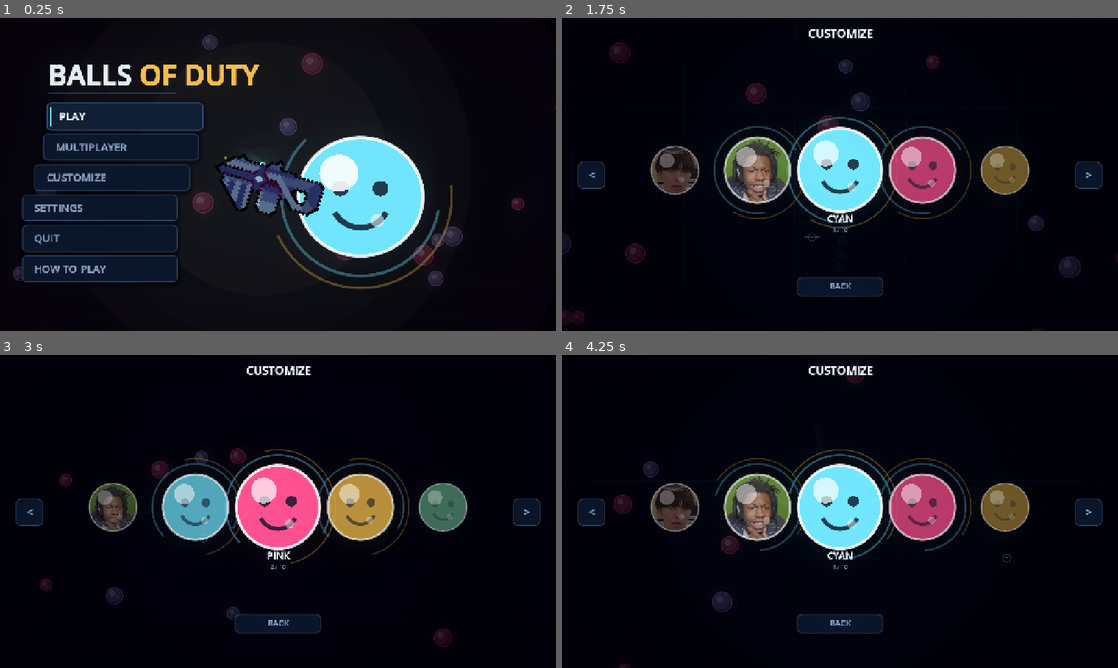
Above: before the commit, frames 1-4 (two rows, left to right).
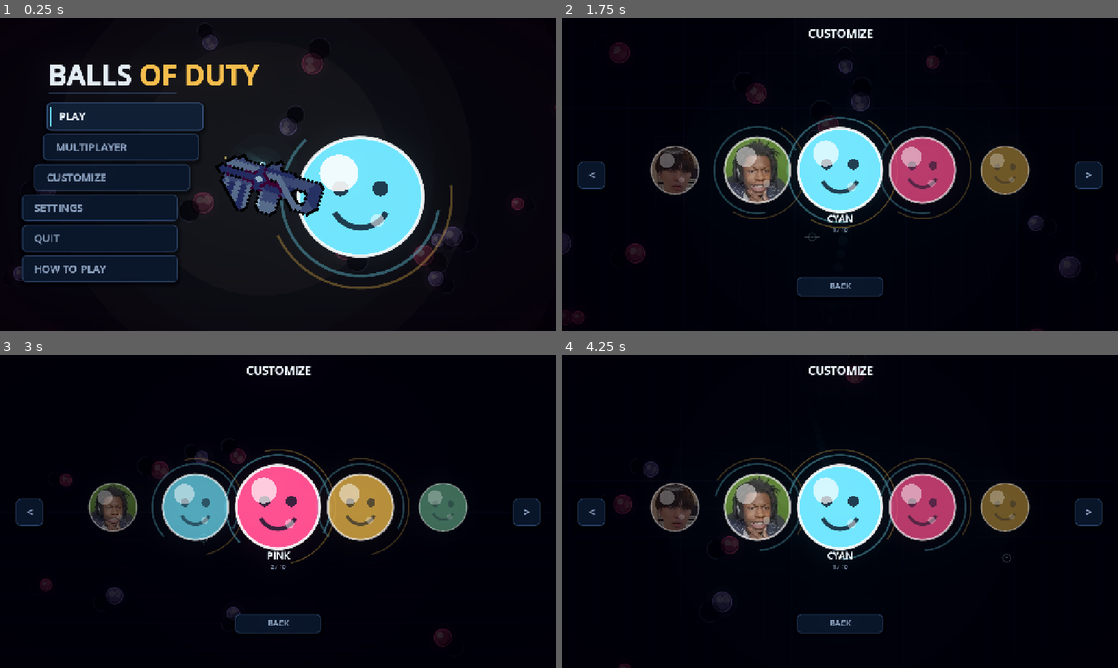
Above: after the commit, the same moments.

Repository: Geofoods/bounce-back
Game: Godot game, scene res://main.tscn
Two runs of this game, one before a commit and one after it. Both use one fixed random seed, a clock stepped at 60 frames per second and the inputs below.
Inputs (mouse positions are in pixels of both pictures, inside the frame that each line leads up to):
- Up to frame 1 (0.25 s): no input
- Up to frame 2 (1.75 s): move the mouse to (962, 158) at 0.52 s; hold Right 0.53-1.25 s; tap M at 0.6 s; click (962, 158) at 0.67 s; tap Space at 0.77 s; drag from (728, 190) to (812, 237) at 1.27 s
- Up to frame 3 (3 s): move the mouse to (333, 442) at 2.02 s; hold Right 2.03-2.75 s; tap R at 2.1 s; drag from (250, 574) to (111, 464) at 2.77 s
- Up to frame 4 (4.25 s): move the mouse to (1006, 558) at 3.52 s; hold Left from 3.53 s (still down); tap H at 3.6 s; tap Space at 3.77 s

The runs differ from the first frame. In frame 1, 0.1% of the frame differs, in the area x 34-84%, y 5-86%; in frame 2, less than 0.1%; in frame 3, less than 0.1%; in frame 4, less than 0.1%.

Commit message:
adding new export

Diff:
--- a/scripts/game.gd
+++ b/scripts/game.gd
@@ -359,6 +359,7 @@
 var targets: Array = []
 var particles: Array = []
 var popups: Array = []
+var shadow_queue: Array = []   # cast requests deferred past the lamp wash
 var mote_t: float = 0.0
 var charge_mote_t: float = 0.0
 var ember_t: float = 0.0
@@ -4363,6 +4364,7 @@
 	draw_org = -cam * cam_zoom + VIEW * 0.5 + off
 	draw_set_transform(draw_org, 0.0, z)
 
+	shadow_queue.clear()
 	_draw_world_floor()
 	_draw_grid()
 	_draw_arena()
@@ -4379,6 +4381,7 @@
 	if net_mode != "off" and (mode == "play" or (mode == "over" and duel_over)):
 		_draw_duel_world()
 	_draw_lamp_wash()
+	_draw_queued_shadows()
 	_draw_popups()
 	_draw_reticle()
 
@@ -4590,25 +4593,45 @@
 ## falls off with distance; past LIGHT_RADIUS bodies sit in darkness and
 ## are dimmed instead of skipped, so shading never disappears.
 func _cast_shadow(pos: Vector2, r: float, fade: float = 1.0) -> void:
+	# Records only; _draw_queued_shadows() inks them after the lamp wash,
+	# which would otherwise paint straight over every blob and erase them.
 	var d := pos - _light_pos()
 	var dist := d.length()
 	if dist < 1.0:
 		return
 	var dir := d / dist if dist > 0.001 else Vector2.RIGHT
-	if dist > LIGHT_RADIUS:
-		# Beyond the lamp: settle into ambient darkness, no highlight.
-		var lvl := _light_level(pos)
-		draw_circle(pos, r * 1.02, Color(0.0, 0.0, 0.0, (1.0 - lvl) * 0.62 * fade))
-		return
-	var strength := pow(1.0 - dist / LIGHT_RADIUS, 0.65) * fade
-	if strength <= 0.02:
-		# Still leave a faint contact shade so far bodies keep depth.
-		draw_circle(pos, r * 1.0, Color(0.0, 0.0, 0.0, 0.18 * fade))
-		return
-	# Soft offset blob on the far side + tight contact shade underneath.
-	draw_circle(pos + dir * (r * 0.42 + 6.0), r * 1.02, Color(0.0, 0.0, 0.0, 0.55 * strength))
-	draw_circle(pos + dir * (r * 0.30 + 3.0), r * 0.96, Color(0.0, 0.0, 0.0, 0.30 * strength))
-	draw_circle(pos - dir * r * 0.52, r * 0.42, Color(1.0, 0.95, 0.85, 0.34 * strength))
+	shadow_queue.append({"pos": pos, "r": r, "dir": dir, "dist": dist, "fade": fade})
+
+
+## Cartoon stand-in for real 2D lights, inked after the lamp wash so the
+## lit floor sits under the shadow instead of bleaching it out: a blob on
+## the side away from your ball plus a warm kiss of light on the facing
+## side, with a faint cool rim so the shape reads on the near-black floor.
+func _draw_queued_shadows() -> void:
+	for q in shadow_queue:
+		var pos: Vector2 = q["pos"]
+		var r: float = q["r"]
+		var dir: Vector2 = q["dir"]
+		var dist: float = q["dist"]
+		var fade: float = q["fade"]
+		if dist > LIGHT_RADIUS:
+			# Beyond the lamp: settle into ambient darkness, no highlight.
+			var lvl := _light_level(pos)
+			draw_circle(pos, r * 1.02, Color(0.0, 0.0, 0.0, (1.0 - lvl) * 0.62 * fade))
+			continue
+		var strength := pow(1.0 - dist / LIGHT_RADIUS, 0.65) * fade
+		if strength <= 0.02:
+			# Still leave a faint contact shade so far bodies keep depth.
+			draw_circle(pos, r * 1.0, Color(0.0, 0.0, 0.0, 0.18 * fade))
+			continue
+		# Blob pushed well clear of the body so a crescent survives from
+		# under it; the lamp-side overlap reads as edge shading, which is
+		# exactly what a cast shadow does when it climbs its caster.
+		var bc := pos + dir * (r * 1.10 + 12.0)
+		draw_circle(bc, r * 1.05, Color(0.0, 0.0, 0.0, 0.70 * strength))
+		draw_circle(pos + dir * (r * 0.30 + 3.0), r * 0.96, Color(0.0, 0.0, 0.0, 0.30 * strength))
+		draw_arc(bc, r * 1.05, dir.angle() - 1.4, dir.angle() + 1.4, 28, Color(0.60, 0.78, 1.0, 0.30 * strength), 2.5, true)
+		draw_circle(pos - dir * r * 0.52, r * 0.42, Color(1.0, 0.95, 0.85, 0.34 * strength))
 
 
 ## Warm pool of light spilled by the lamp onto the floor around it. Drawn
@@ -5162,17 +5185,26 @@
 		var bc: Color = CYAN if int(b["owner"]) == _duel_role() else Color(1.0, 0.55, 0.30)
 		var bk := int(b.get("kind", 0))
 		var bp2: Vector2 = b["pos"]
+		var glow := Color(bc.r, bc.g, bc.b, 0.20)
+		var glow_soft := Color(bc.r, bc.g, bc.b, 0.10)
 		if bk == 1:
 			var bd: Vector2 = (b["vel"] as Vector2).normalized()
+			draw_line(bp2 - bd * 28.0, bp2 + bd * 14.0, glow_soft, 18.0, true)
 			draw_line(bp2 - bd * 26.0, bp2 + bd * 12.0, Color(bc.r, bc.g, bc.b, 0.5), 10.0, true)
 			draw_line(bp2 - bd * 26.0, bp2 + bd * 12.0, Color(1.0, 1.0, 1.0, 0.9), 4.0, true)
+			draw_circle(bp2 + bd * 12.0, 8.0, glow)
+			draw_circle(bp2 + bd * 12.0, 3.5, Color(1.0, 1.0, 1.0, 0.95))
 		elif bk == 2:
+			draw_circle(bp2, DUEL_BULLET_R + 18.0, glow_soft)
 			draw_circle(bp2, DUEL_BULLET_R + 10.0, Color(bc.r, bc.g, bc.b, 0.30))
 			draw_circle(bp2, DUEL_BULLET_R + 4.0, Color(1.0, 1.0, 1.0, 0.95))
 			draw_circle(bp2, DUEL_BULLET_R, bc)
+			draw_circle(bp2, DUEL_BULLET_R * 0.45, Color(1.0, 1.0, 1.0, 0.95))
 		else:
+			draw_circle(bp2, DUEL_BULLET_R + 14.0, glow_soft)
 			draw_circle(bp2, DUEL_BULLET_R + 6.0, Color(bc.r, bc.g, bc.b, 0.25))
 			draw_circle(bp2, DUEL_BULLET_R, bc)
+			draw_circle(bp2, DUEL_BULLET_R * 0.5, Color(1.0, 1.0, 1.0, 0.9))
 	# Rival fighters in their own colors, skipped once eliminated.
 	for o in duel_foes.size():
 		var f: Dictionary = duel_foes[o]
Not shown, changed: index.pck
Not shown, changed: index.zip
